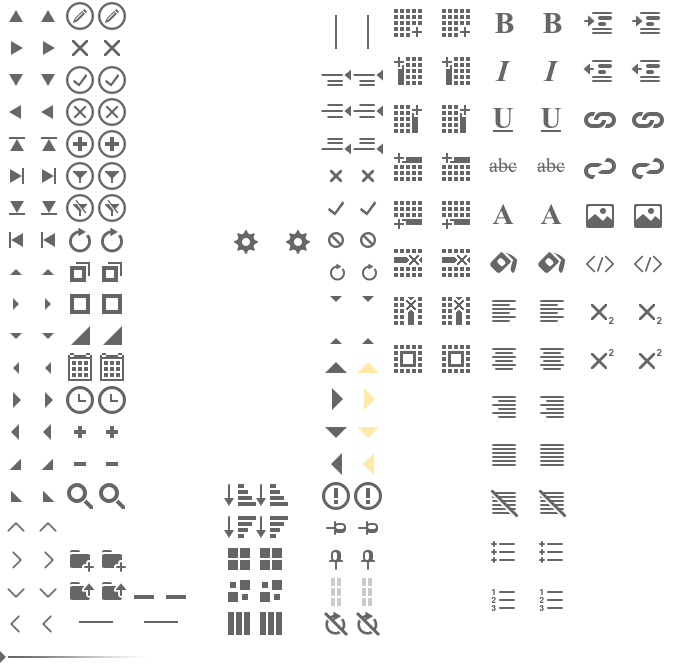
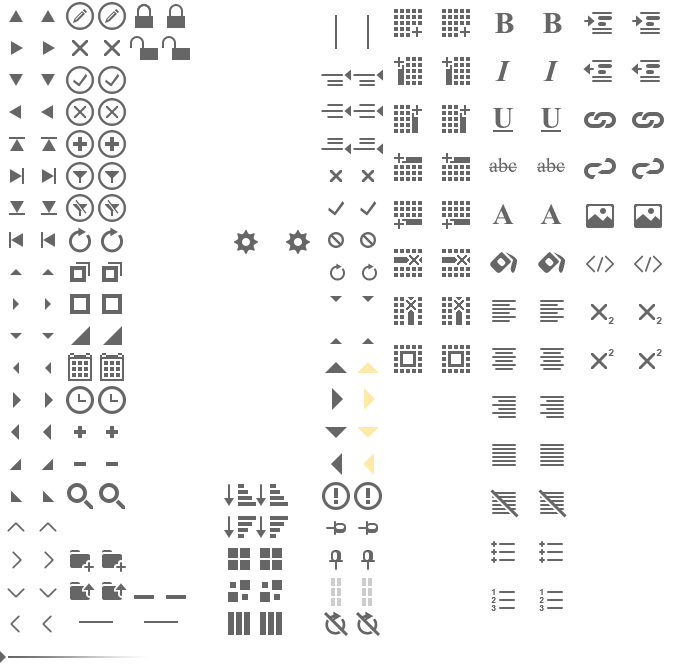
Layered file, before and after one edit (w=680, h=672). Changes by layer:
added group "Lock" with 5 layers above "table hover" over [130, 4, 190, 60]
added layer "unlcok hover" in group "Lock" over [162, 36, 190, 60]
added layer "unlcok" in group "Lock" over [130, 36, 158, 60]
added layer "lock-hover" in group "Lock" over [167, 4, 185, 28]
added layer "lock" in group "Lock" over [135, 4, 153, 28]
added layer "source" in group "Lock" over [135, 4, 153, 28]
